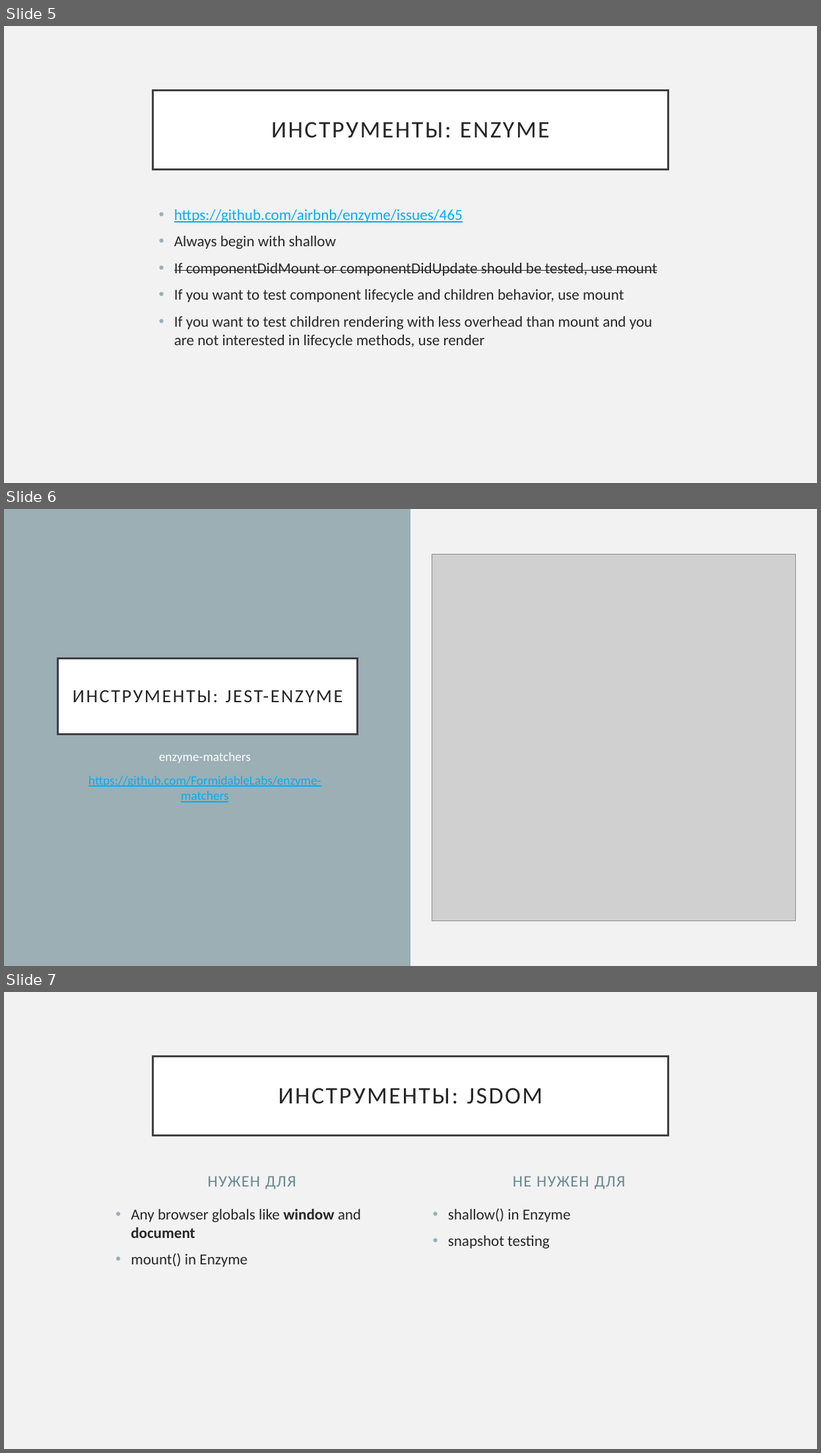
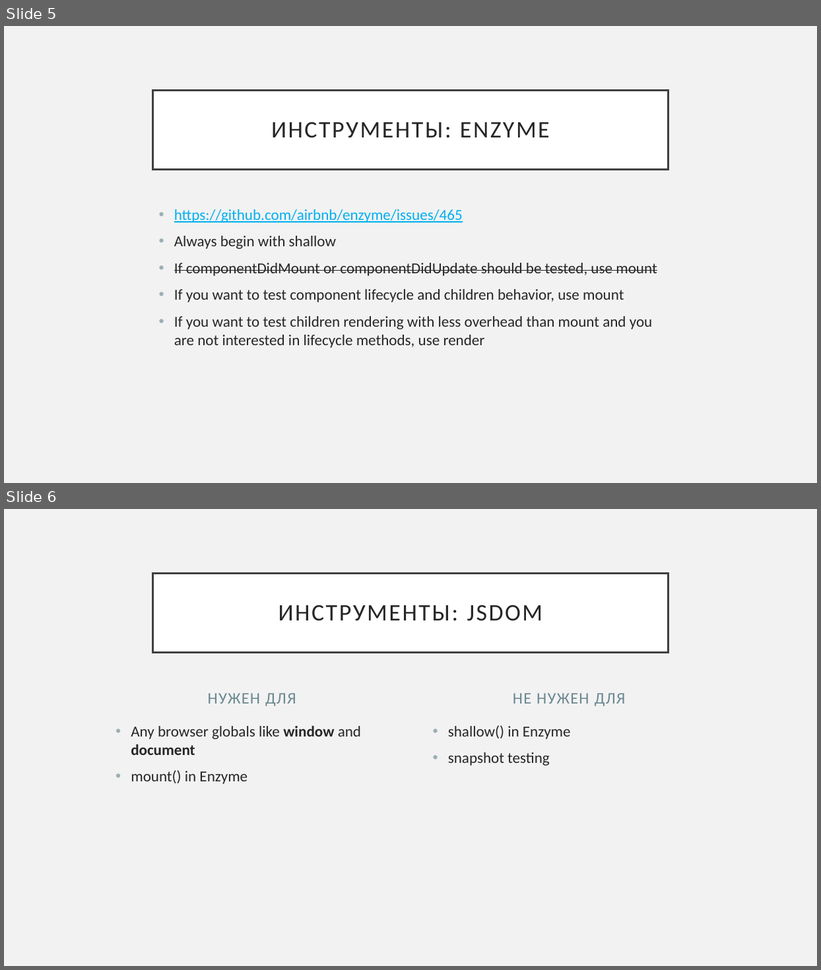
Before and after one commit to alex1kirch/material-ui-experiments, a slide deck: assets/React.pptx. Shown one above the other, each under a label of ours: slides 5, 6 and 7 before the commit, slides 5 and 6 after it. The pictures are 821x1453 and 821x970 pixels, drawn with LibreOffice and Linux fonts; fonts in the diff are those of the drawing; grey boxes stand for pictures. Boxes give left, top, right and bottom in pixels: in the first picture for what was removed or moved away, otherwise in the second. Text is boxed around its words. In the diff, an @@ line names an element or a change of style, - is before the commit and + after.

```diff
--- a/assets/React.pptx
+++ b/assets/React.pptx
@@ slide 6 removed at [4, 509, 817, 966], background #F2F2F2 @@
@@ rectangle removed at [4, 509, 411, 966] @@
@@ picture removed at [432, 554, 797, 921] @@
@@ title removed at [57, 658, 358, 734] @@
-ИНСТРУМЕНТЫ: JEST-ENZYME
@@ text removed at [88, 753, 321, 803] @@
-enzyme-matchers
-https://github.com/FormidableLabs/enzyme-matchers
@@ what was slide 7 is now slide 6 @@
```
Also in this commit, not shown: 5 slides changed.
